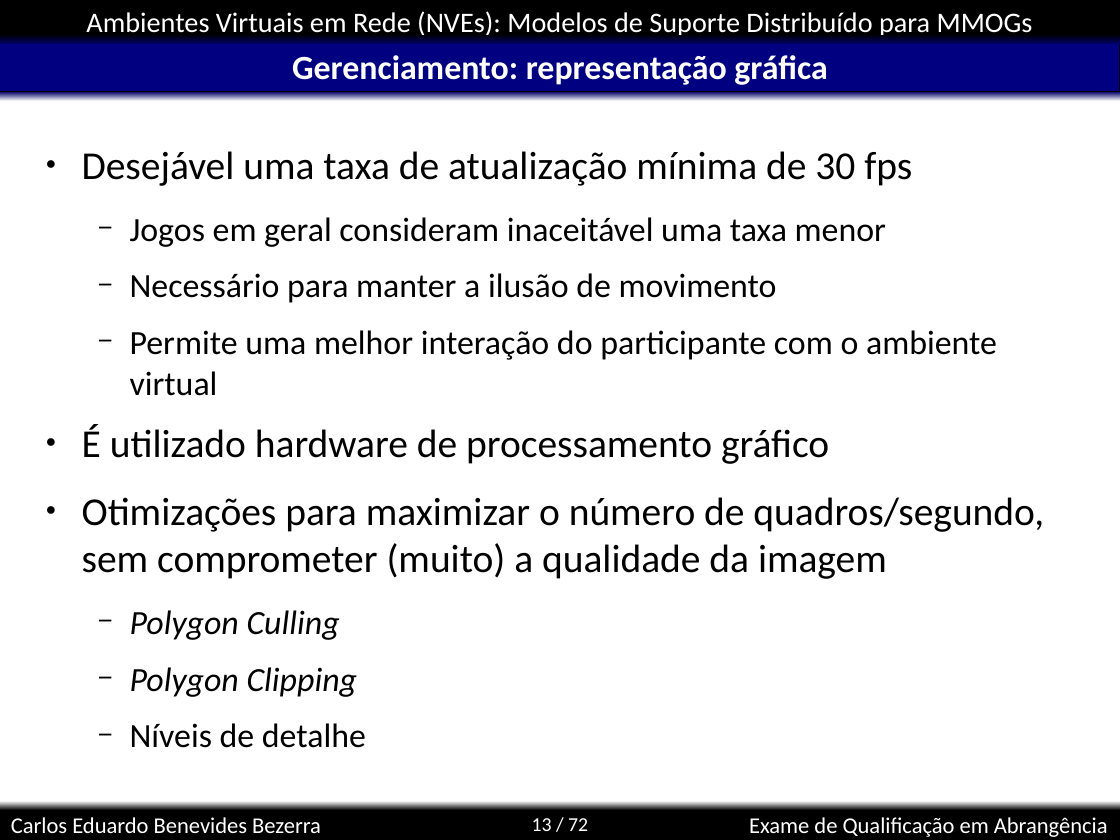
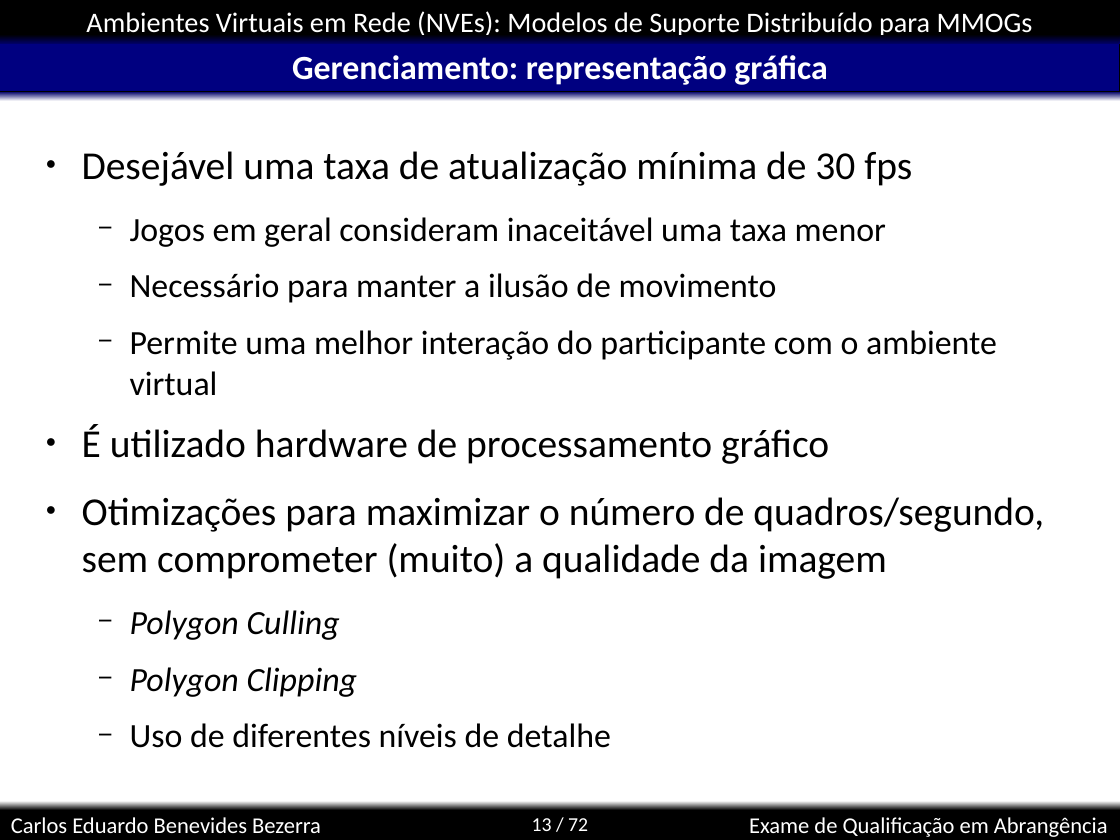
Before and after one commit to kdubezerra/kdubezerra, a slide deck: slide 13 of disciplinas/cmp600/app.ppt. Drawn at 1120x840 pixels with LibreOffice and Linux fonts; fonts in the diff are those of the drawing; background and template pictures are left out. Boxes give left, top, right and bottom in pixels: in the first picture for what was removed or moved away, otherwise in the second. Text is boxed around its words. In the diff, an @@ line names an element or a change of style, - is before the commit and + after.

```diff
--- a/disciplinas/cmp600/app.ppt
+++ b/disciplinas/cmp600/app.ppt
@@ text at box(130, 723, 611, 748): text changed @@
-  − Níveis de detalhe
+  − Uso de diferentes níveis de detalhe
```
Also in this commit, not shown: 2 other slides changed, 1 slide added, 2 other files.
